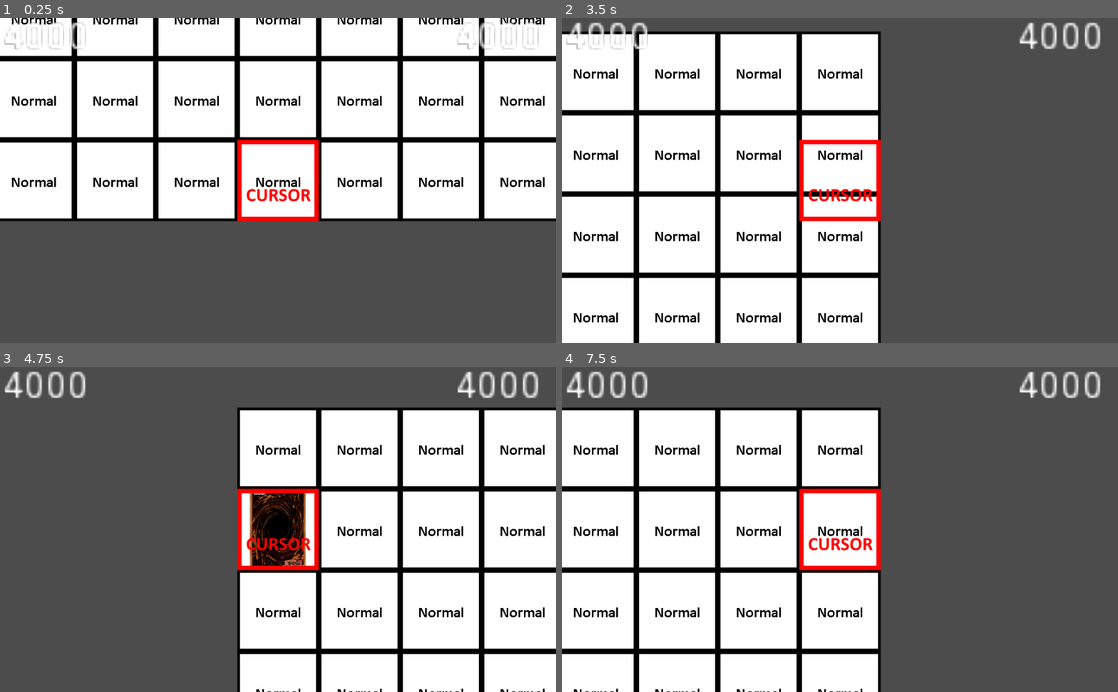
Above: before the commit, frames 1-4 (two rows, left to right).
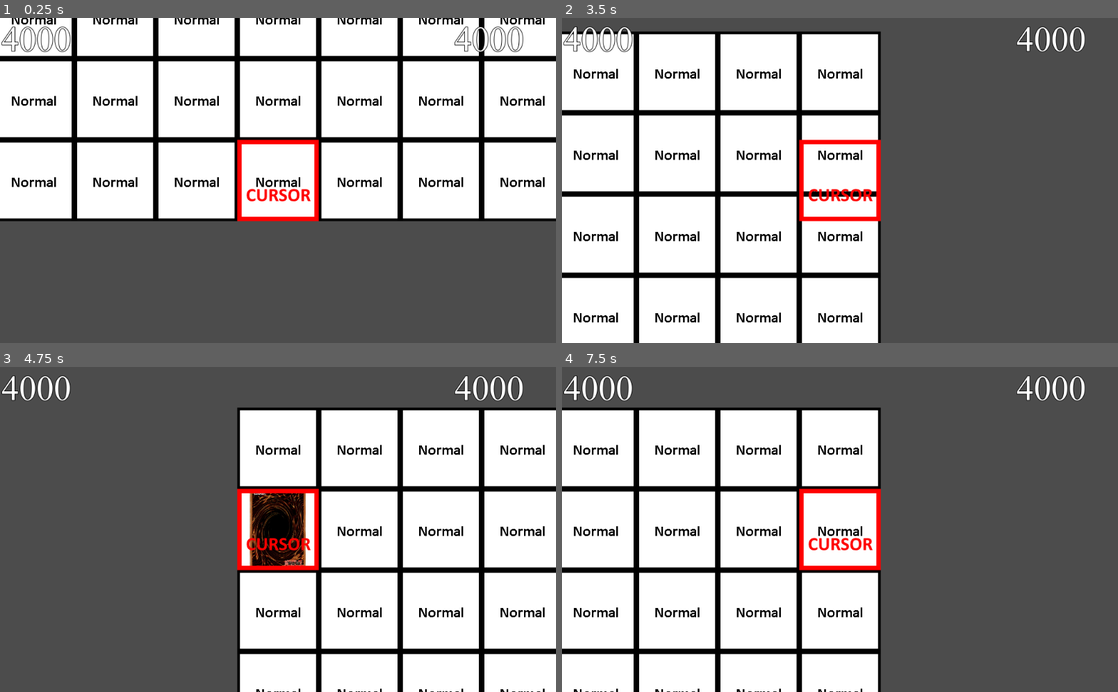
Above: after the commit, the same moments.

Repository: Tasos500/Perfect-Ruler
Game: Godot game, scene res://Scenes/Board.tscn
Two runs of this game, one before a commit and one after it. Both use one fixed random seed, a clock stepped at 60 frames per second and the inputs below.
Inputs:
- Up to frame 1 (0.25 s): no input
- Up to frame 2 (3.5 s): tap Enter at 0.5 s; hold Right (ui_right) 0.53-1.28 s; tap Z (ui_accept) at 0.77, 1.25, 1.52, 2, 2.75, 3.02 s; hold Down (ui_down) 1.28-2.03 s; hold Right (ui_right) 2.03-2.78 s; hold Up (ui_up) from 2.78 s (still down)
- Up to frame 3 (4.75 s): release Up (ui_up) at 3.53 s; hold Left (ui_left) from 3.53 s (still down); tap Z (ui_accept) at 3.77, 4.52 s
- Up to frame 4 (7.5 s): tap Z (ui_accept) at 5, 6.02, 6.77 s; release Left (ui_left) at 5.03 s; hold Down (ui_down) 5.03-5.78 s; hold Right (ui_right) 5.78-6.53 s; hold Up (ui_up) 6.53-7.28 s; hold Right (ui_right) from 7.28 s (still down)

The runs differ from the first frame. In frame 1, 0.9% of the frame differs, in the area x 0-97%, y 1-11%; in frame 2, 1.5%; in frame 3, 1.7%; in frame 4, 1.7%.

Commit message:
Changed LP font and appearance

Diff:
--- a/Scenes/HUD.tscn
+++ b/Scenes/HUD.tscn
@@ -1,4 +1,16 @@
-[gd_scene format=2]
+[gd_scene load_steps=4 format=2]
+
+[ext_resource path="res://Assets/Fonts/times.ttf" type="DynamicFontData" id=1]
+
+[sub_resource type="DynamicFont" id=1]
+size = 64
+outline_size = 1
+font_data = ExtResource( 1 )
+
+[sub_resource type="DynamicFont" id=2]
+size = 64
+outline_size = 1
+font_data = ExtResource( 1 )
 
 [node name="HUD" type="Node2D"]
 
@@ -9,11 +21,13 @@
 margin_top = 3.0
 margin_right = 189.0
 margin_bottom = 81.0
-rect_scale = Vector2( 5, 5 )
+custom_colors/font_outline_modulate = Color( 0, 0, 0, 1 )
+custom_fonts/font = SubResource( 1 )
 
 [node name="LP_White" type="Label" parent="CanvasLayer"]
 margin_left = 837.0
 margin_top = 3.0
 margin_right = 1023.0
 margin_bottom = 81.0
-rect_scale = Vector2( 5, 5 )
+custom_colors/font_outline_modulate = Color( 0, 0, 0, 1 )
+custom_fonts/font = SubResource( 2 )
